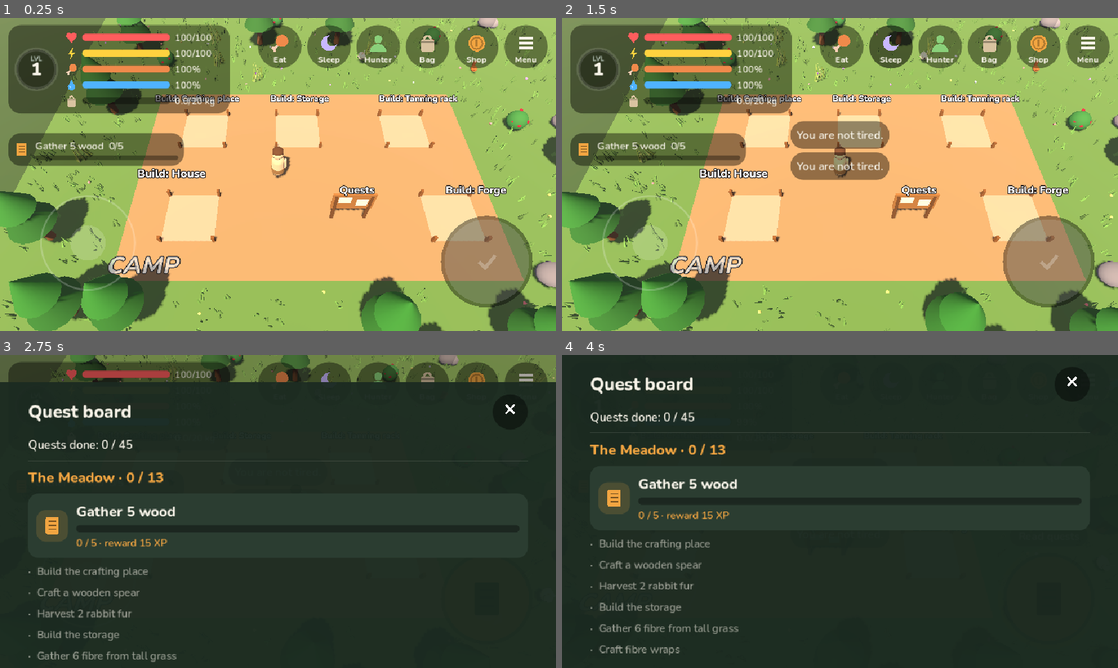
Above: before the commit, frames 1-4 (two rows, left to right).
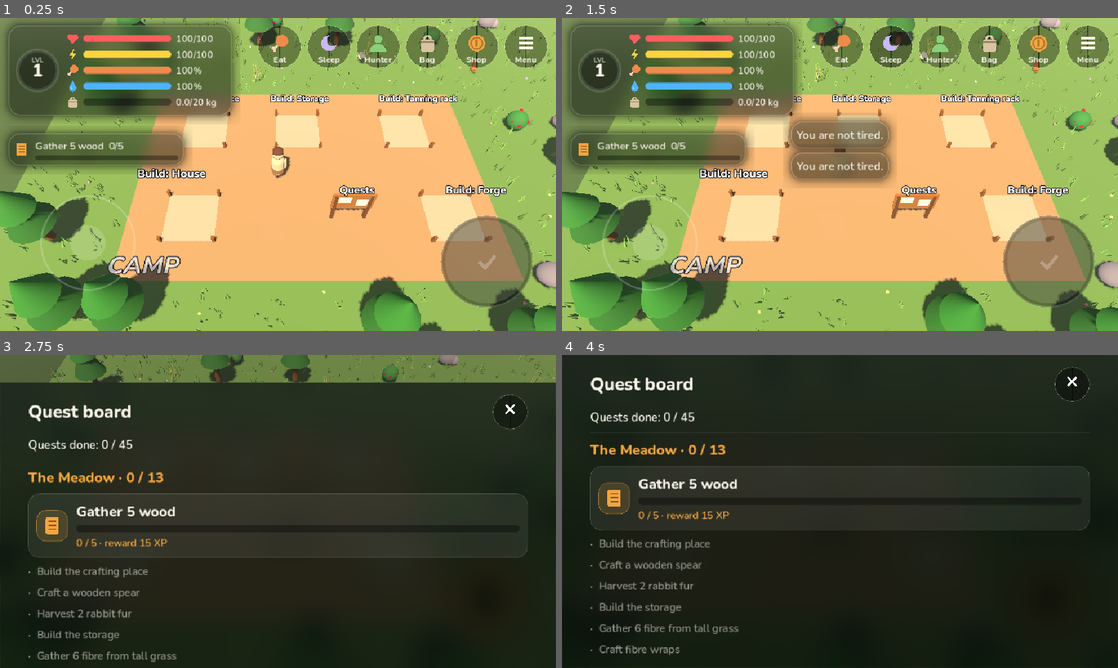
Above: after the commit, the same moments.

Repository: kallistesoft/huntingGame
Game: Godot game, scene res://scenes/main.tscn
Same seed, same stepped clock (60 frames per second), same inputs: the game is played once before the commit and once after it.
Inputs (mouse positions are in pixels of both pictures, inside the frame that each line leads up to):
- Up to frame 1 (0.25 s): no input
- Up to frame 2 (1.5 s): click (890, 46) at 0.5 s; click (890, 46) at 1.25 s
- Up to frame 3 (2.75 s): tap Enter at 2 s; move the mouse to (400, 495) at 2.02 s; hold D from 2.03 s (still down); tap E at 2.1 s; click (400, 495) at 2.17 s; tap Space at 2.27, 2.57 s
- Up to frame 4 (4 s): release D at 2.75 s; drag from (728, 527) to (812, 574) at 2.77 s; click (840, 383) at 3.52 s

The runs differ from the first frame. In frame 1, 7.3% of the frame differs, in the area x 0-99%, y 0-93%; in frame 2, 9.3%; in frame 3, 5.2%; in frame 4, 0.1%.

Commit message:
Glass UI: frosted panels, pill buttons, translucent cards, HUD fade
- glass.gdshader + GlassBox: a StyleBox that blurs the screen behind a
  PanelContainer (mip-level blur of the screen texture), tints it, rounds
  the corners and adds a hairline border, a sheen and an outer shadow.
  Style.glass() applies it; the panel's own material carries the shader so
  labels and buttons inside draw normally.
- HUD stats, quest and pinned cards, toasts, sleep prompt, boss bar, the
  window sheet and the end/death screens are glass; the HUD chrome fades
  out while a window is open.
- Theme: translucent pill buttons with hairline borders, primary button
  with a darker bottom edge, translucent white cards and chips, thinner
  separators, rounder bars; round icon buttons and the action button get
  the same treatment.

Co-Authored-By: Claude Fable 5.1 <noreply@anthropic.com>

Diff:
--- /dev/null
+++ b/scripts/ui/glass.gdshader
@@ -0,0 +1,46 @@
+// Frosted glass for UI panels: blurs whatever is behind the panel, tints
+// it, rounds the corners, adds a hairline light border, a soft sheen and a
+// shadow outside the shape. Drawn by GlassBox over a rect grown by `inset`
+// on every side so the shadow has room.
+shader_type canvas_item;
+render_mode blend_mix;
+
+uniform vec4 tint : source_color = vec4(0.04, 0.07, 0.05, 0.55);
+uniform float radius : hint_range(0.0, 400.0) = 20.0;
+uniform float blur : hint_range(0.0, 6.0) = 3.0; // mip level of the screen copy
+uniform float border : hint_range(0.0, 1.0) = 0.16;
+uniform float shadow : hint_range(0.0, 1.0) = 0.4;
+uniform vec2 rect_size = vec2(100.0, 100.0); // the panel, in canvas pixels
+uniform float inset = 14.0;
+uniform sampler2D screen_tex : hint_screen_texture, filter_linear_mipmap, repeat_disable;
+
+float rounded_box(vec2 p, vec2 half_size, float r) {
+	vec2 d = abs(p) - half_size + vec2(r);
+	return length(max(d, 0.0)) + min(max(d.x, d.y), 0.0) - r;
+}
+
+void fragment() {
+	vec2 full = rect_size + vec2(inset * 2.0);
+	vec2 p = UV * full - vec2(inset) - rect_size * 0.5;
+	float r = min(radius, min(rect_size.x, rect_size.y) * 0.5);
+	float d = rounded_box(p, rect_size * 0.5, r);
+	float mask = 1.0 - smoothstep(-1.0, 0.6, d);
+
+	// Blur: the screen copy's mip level, plus four taps for a smoother result.
+	vec2 px = SCREEN_PIXEL_SIZE * pow(2.0, blur) * 0.75;
+	vec3 bg = textureLod(screen_tex, SCREEN_UV, blur).rgb * 0.36;
+	bg += textureLod(screen_tex, SCREEN_UV + vec2(px.x, 0.0), blur).rgb * 0.16;
+	bg += textureLod(screen_tex, SCREEN_UV - vec2(px.x, 0.0), blur).rgb * 0.16;
+	bg += textureLod(screen_tex, SCREEN_UV + vec2(0.0, px.y), blur).rgb * 0.16;
+	bg += textureLod(screen_tex, SCREEN_UV - vec2(0.0, px.y), blur).rgb * 0.16;
+
+	vec3 col = mix(bg, tint.rgb, tint.a);
+	col += vec3(0.05) * (1.0 - smoothstep(0.0, 0.6, UV.y)); // light from above
+	float edge = 1.0 - smoothstep(0.0, 1.8, abs(d + 1.2));
+	col += vec3(border) * edge;
+
+	float a_shadow = exp(-max(d, 0.0) / (inset * 0.55)) * shadow * (1.0 - mask);
+	float a = clamp(mask + a_shadow, 0.0, 1.0);
+	vec3 rgb = (col * mask) / max(a, 0.0001);
+	COLOR = vec4(rgb, a);
+}
--- /dev/null
+++ b/scripts/ui/glass_box.gd
@@ -0,0 +1,44 @@
+extends StyleBox
+## A StyleBox that paints a frosted-glass panel (glass.gdshader). Give it to
+## a PanelContainer with Style.glass(): the panel's own canvas item gets the
+## shader material, so labels and buttons inside it are drawn normally.
+## The quad is grown by `inset` on every side to leave room for the shadow.
+
+const SHADER := preload("res://scripts/ui/glass.gdshader")
+
+static var _white: ImageTexture
+
+var inset := 14.0
+var material: ShaderMaterial
+
+
+func _init(radius := 20.0, pad := 12.0, tint := Color(0.04, 0.07, 0.05, 0.55), blur := 3.0, border := 0.16) -> void:
+	material = ShaderMaterial.new()
+	material.shader = SHADER
+	material.set_shader_parameter("radius", radius)
+	material.set_shader_parameter("border", border)
+	material.set_shader_parameter("shadow", 0.0 if radius == 0.0 else 0.4) # full-screen sheets cast none
+	material.set_shader_parameter("tint", tint)
+	material.set_shader_parameter("blur", blur)
+	material.set_shader_parameter("inset", inset)
+	set_content_margin_all(pad)
+
+
+## Keeps the shader's idea of the panel size in sync with the control.
+func attach(panel: Control) -> void:
+	panel.material = material
+	var update := func() -> void: material.set_shader_parameter("rect_size", panel.size)
+	panel.resized.connect(update)
+	update.call()
+
+
+func _draw(to_canvas_item: RID, rect: Rect2) -> void:
+	if _white == null:
+		var img := Image.create(2, 2, false, Image.FORMAT_RGBA8)
+		img.fill(Color.WHITE)
+		_white = ImageTexture.create_from_image(img)
+	RenderingServer.canvas_item_add_texture_rect(to_canvas_item, rect.grow(inset), _white.get_rid(), false, Color.WHITE)
+
+
+func _get_draw_rect(rect: Rect2) -> Rect2:
+	return rect.grow(inset)
--- a/scripts/ui/hud.gd
+++ b/scripts/ui/hud.gd
@@ -45,6 +45,7 @@
 var _hurt_flash: ColorRect
 var _shown_health := 0.0
 var _panel: Control
+var _chrome: Control # everything that fades out while a window is open
 
 var _joy_index := -1
 var _joy_origin := Vector2.ZERO
@@ -60,6 +61,10 @@
 	set_anchors_and_offsets_preset(Control.PRESET_FULL_RECT)
 	mouse_filter = Control.MOUSE_FILTER_IGNORE
 	theme = Style.make_theme()
+	_chrome = Control.new()
+	_chrome.set_anchors_and_offsets_preset(Control.PRESET_FULL_RECT)
+	_chrome.mouse_filter = Control.MOUSE_FILTER_IGNORE
+	add_child(_chrome)
 
 	_build_stats()
 	_build_quest()
@@ -72,7 +77,7 @@
 	_messages.alignment = BoxContainer.ALIGNMENT_BEGIN
 	_messages.add_theme_constant_override("separation", 6)
 	_messages.mouse_filter = Control.MOUSE_FILTER_IGNORE
-	add_child(_messages)
+	_chrome.add_child(_messages)
 	Game.message.connect(_show_message)
 
 	_build_prompt()
@@ -107,10 +112,10 @@
 
 func _build_stats() -> void:
 	var card := PanelContainer.new()
-	card.theme_type_variation = "Pill"
+	Style.glass(card, 22.0, 12.0)
 	card.position = Vector2(14, 12)
 	card.mouse_filter = Control.MOUSE_FILTER_IGNORE
-	add_child(card)
+	_chrome.add_child(card)
 	var row := HBoxContainer.new()
 	row.add_theme_constant_override("separation", 12)
 	card.add_child(row)
@@ -155,9 +160,9 @@
 	column.position = Vector2(14, 196)
 	column.add_theme_constant_override("separation", 8)
 	column.mouse_filter = Control.MOUSE_FILTER_IGNORE
-	add_child(column)
+	_chrome.add_child(column)
 	_quest_card = PanelContainer.new()
-	_quest_card.theme_type_variation = "Pill"
+	Style.glass(_quest_card, 20.0, 10.0)
 	_quest_card.custom_minimum_size = Vector2(300, 0)
 	_quest_card.size.x = 300
 	_quest_card.mouse_filter = Control.MOUSE_FILTER_IGNORE
@@ -188,7 +193,7 @@
 
 	# Pinned recipe: what you still need for it, updated as you gather.
 	_pinned_card = PanelContainer.new()
-	_pinned_card.theme_type_variation = "Pill"
+	Style.glass(_pinned_card, 20.0, 10.0)
 	_pinned_card.custom_minimum_size = Vector2(300, 0)
 	_pinned_card.mouse_filter = Control.MOUSE_FILTER_IGNORE
 	_pinned_card.visible = false
@@ -249,7 +254,7 @@
 	row.position = Vector2(-14, 12)
 	row.grow_horizontal = Control.GROW_DIRECTION_BEGIN
 	row.add_theme_constant_override("separation", 10)
-	add_child(row)
+	_chrome.add_child(row)
 	for spec in [["food", "Eat", Style.FOOD, Game.eat_best],
 			["sleep", "Sleep", Color("c9b8ff"), Game.start_sleep],
 			["hunter", "Hunter", Style.GOOD, func() -> void: _panel.open_hunter()],
@@ -272,7 +277,8 @@
 	_prompt.grow_horizontal = Control.GROW_DIRECTION_BOTH
 	_prompt.grow_vertical = Control.GROW_DIRECTION_BEGIN
 	_prompt.position.y -= 24
-	add_child(_prompt)
+	Style.glass(_prompt, 24.0, 18.0)
+	_chrome.add_child(_prompt)
 	var vbox := VBoxContainer.new()
 	vbox.add_theme_constant_override("separation", 10)
 	_prompt.add_child(vbox)
@@ -298,14 +304,14 @@
 
 func _build_boss_bar() -> void:
 	_boss_card = PanelContainer.new()
-	_boss_card.theme_type_variation = "Pill"
+	Style.glass(_boss_card, 20.0, 12.0, Color(0.25, 0.04, 0.04, 0.55))
 	_boss_card.set_anchors_and_offsets_preset(Control.PRESET_CENTER_TOP)
 	_boss_card.grow_horizontal = Control.GROW_DIRECTION_BOTH
 	_boss_card.position.y = 100
 	_boss_card.custom_minimum_size = Vector2(420, 0)
 	_boss_card.mouse_filter = Control.MOUSE_FILTER_IGNORE
 	_boss_card.visible = false
-	add_child(_boss_card)
+	_chrome.add_child(_boss_card)
 	var col := VBoxContainer.new()
 	col.add_theme_constant_override("separation", 6)
 	_boss_card.add_child(col)
@@ -322,8 +328,8 @@
 
 
 func _build_end_screen() -> void:
-	_end_screen = ColorRect.new()
-	_end_screen.color = Color(0.05, 0.08, 0.06, 0.88)
+	_end_screen = PanelContainer.new()
+	Style.glass(_end_screen, 0.0, 0.0, Color(0.03, 0.06, 0.04, 0.85), 5.0)
 	_end_screen.set_anchors_and_offsets_preset(Control.PRESET_FULL_RECT)
 	_end_screen.mouse_filter = Control.MOUSE_FILTER_STOP
 	_end_screen.visible = false
@@ -370,8 +376,8 @@
 	_hurt_flash.mouse_filter = Control.MOUSE_FILTER_IGNORE
 	add_child(_hurt_flash)
 
-	_death_screen = ColorRect.new()
-	_death_screen.color = Color(0.18, 0.02, 0.02, 0.82)
+	_death_screen = PanelContainer.new()
+	Style.glass(_death_screen, 0.0, 0.0, Color(0.16, 0.02, 0.02, 0.82), 5.0)
 	_death_screen.set_anchors_and_offsets_preset(Control.PRESET_FULL_RECT)
 	_death_screen.mouse_filter = Control.MOUSE_FILTER_STOP
 	_death_screen.visible = false
@@ -473,6 +479,8 @@
 
 func _process(delta: float) -> void:
 	var smooth := minf(1.0, 8.0 * delta)
+	var covered := _panel.visible or _end_screen.visible or _death_screen.visible
+	_chrome.modulate.a = move_toward(_chrome.modulate.a, 0.0 if covered else 1.0, delta * 6.0)
 	_set_stat("health", Game.health, Game.max_health(), "%d/%d" % [ceili(Game.health), Game.max_health()], smooth)
 	_set_stat("energy", Game.energy, Game.max_energy(), "%d/%d" % [ceili(Game.energy), Game.max_energy()], smooth)
 	_set_stat("food", Game.hunger, 100.0, "%d%%" % ceili(Game.hunger), smooth)
@@ -589,7 +597,7 @@
 
 func _show_message(text: String) -> void:
 	var pill := PanelContainer.new()
-	pill.theme_type_variation = "Pill"
+	Style.glass(pill, 20.0, 10.0)
 	pill.mouse_filter = Control.MOUSE_FILTER_IGNORE
 	pill.size_flags_horizontal = Control.SIZE_SHRINK_CENTER
 	var l := Label.new()
@@ -673,14 +681,15 @@
 	if active and not pressed:
 		var glow := 0.5 + 0.5 * sin(_action_pulse)
 		draw_circle(c, r + 6 + glow * 6, Color(Style.ACCENT, 0.18 * (1.0 - glow * 0.5)))
-	draw_circle(c, r, Color(0, 0, 0, 0.4))
-	draw_circle(c, r - 6, Color(Style.ACCENT, 0.9) if active else Color(1, 1, 1, 0.14))
+	draw_circle(c, r, Color(0, 0, 0, 0.42))
+	draw_arc(c, r - 1.0, 0, TAU, 64, Color(1, 1, 1, 0.22), 2.0, true)
+	draw_circle(c, r - 7, Color(Style.ACCENT, 0.92) if active else Color(1, 1, 1, 0.12))
 	if active:
 		Icons.draw(self, _action_icon, c, r * 0.85, Color("2a1a08"))
 		var f := Style.font_bold()
 		var w := f.get_string_size(_action_text, HORIZONTAL_ALIGNMENT_LEFT, -1, 18).x + 28
 		var pill := Rect2(c + Vector2(-w / 2.0, -r - 46), Vector2(w, 34))
-		draw_style_box(Style.box(Style.SHADE, 17, 0), pill)
+		draw_style_box(Style.pane(Color(0, 0, 0, 0.45), 17, 0, Color(1, 1, 1, 0.18)), pill)
 		draw_string(f, pill.position + Vector2(0, 24), _action_text, HORIZONTAL_ALIGNMENT_CENTER, w, 18, Style.TEXT)
 		if _action_new:
 			draw_circle(pill.position + Vector2(w - 2, 2), 8, Style.ACCENT)
--- a/scripts/ui/icon_button.gd
+++ b/scripts/ui/icon_button.gd
@@ -12,10 +12,9 @@
 func _ready() -> void:
 	if custom_minimum_size == Vector2.ZERO:
 		custom_minimum_size = Vector2(74, 74)
-	var round := Style.box(Style.SHADE, 37, 0)
-	add_theme_stylebox_override("normal", round)
-	add_theme_stylebox_override("hover", Style.box(Color(Style.SHADE, 0.55), 37, 0))
-	add_theme_stylebox_override("pressed", Style.box(Color(0, 0, 0, 0.6), 37, 0))
+	add_theme_stylebox_override("normal", Style.pane(Color(0, 0, 0, 0.36), 37, 0, Color(1, 1, 1, 0.2)))
+	add_theme_stylebox_override("hover", Style.pane(Color(0, 0, 0, 0.48), 37, 0, Color(1, 1, 1, 0.3)))
+	add_theme_stylebox_override("pressed", Style.pane(Color(0, 0, 0, 0.6), 37, 0, Color(1, 1, 1, 0.12)))
 	Style.add_press_juice(self)
 
 
--- a/scripts/ui/panel_shell.gd
+++ b/scripts/ui/panel_shell.gd
@@ -40,10 +40,10 @@
 	# Full-screen sheet that slides up.
 	_sheet = PanelContainer.new()
 	_sheet.set_anchors_and_offsets_preset(Control.PRESET_FULL_RECT)
-	var sheet_box := Style.box(Style.BG, 0, 20)
+	Style.glass(_sheet, 0.0, 20.0, Style.GLASS_SHEET, 4.0) # frosted over the world
+	var sheet_box: StyleBox = _sheet.get_theme_stylebox("panel")
 	sheet_box.content_margin_left = 48 # clear of the camera cutout and rounded screen corners
 	sheet_box.content_margin_right = 48
-	_sheet.add_theme_stylebox_override("panel", sheet_box)
 	add_child(_sheet)
 	var vbox := VBoxContainer.new()
 	vbox.add_theme_constant_override("separation", 12)
@@ -252,7 +252,7 @@
 ## A rounded square with an icon, tinted with the icon's colour.
 func _icon_tile(icon: String, color: Color, icon_size := 46.0) -> Control:
 	var tile := PanelContainer.new()
-	tile.add_theme_stylebox_override("panel", Style.box(Color(color, 0.16), 16, 10))
+	tile.add_theme_stylebox_override("panel", Style.pane(Color(color, 0.16), 16, 10, Color(color, 0.35)))
 	tile.mouse_filter = Control.MOUSE_FILTER_PASS
 	tile.size_flags_vertical = Control.SIZE_SHRINK_CENTER
 	var ic := IconRect.new()
@@ -289,7 +289,7 @@
 ## on_tap, if given, runs when the chip is tapped (not dragged).
 func _chip(text: String, color: Color, note := "", on_tap := Callable(), filled := false) -> PanelContainer:
 	var chip := PanelContainer.new()
-	var box := Style.box(Color(color, 0.85) if filled else Color(0, 0, 0, 0.22), 12, 4)
+	var box := Style.pane(Color(color, 0.85) if filled else Color(1, 1, 1, 0.08), 12, 4, Color(1, 1, 1, 0.0 if filled else 0.1))
 	box.content_margin_left = 10
 	box.content_margin_right = 10
 	chip.add_theme_stylebox_override("panel", box)
--- a/scripts/ui/style.gd
+++ b/scripts/ui/style.gd
@@ -11,6 +11,11 @@
 const GOOD := Color("8ad07a")
 const BAD := Color("ff7b69")
 const SHADE := Color(0, 0, 0, 0.42) # translucent pills over the 3D view
+const GLASS := Color(0.04, 0.07, 0.05, 0.5) # tint of frosted panels over the world
+const GLASS_SHEET := Color(0.03, 0.06, 0.04, 0.82) # the full-screen window
+const LINE := Color(1, 1, 1, 0.14) # hairline borders
+
+const GlassBox := preload("res://scripts/ui/glass_box.gd")
 
 const HEALTH := Color("ff5d5d")
 const ENERGY := Color("ffd23f")
@@ -58,6 +63,21 @@
 	return b
 
 
+## Flat translucent box with a hairline border: cards, chips, buttons.
+static func pane(color: Color, radius := 16, pad := 12, line := LINE) -> StyleBoxFlat:
+	var b := box(color, radius, pad)
+	b.border_color = line
+	b.set_border_width_all(1)
+	return b
+
+
+## Turns a PanelContainer into frosted glass over whatever is behind it.
+static func glass(panel: PanelContainer, radius := 20.0, pad := 12.0, tint := GLASS, blur := 3.0) -> void:
+	var gb := GlassBox.new(radius, pad, tint, blur, 0.0 if radius == 0.0 else 0.16) # no hairline on full-screen sheets
+	panel.add_theme_stylebox_override("panel", gb)
+	gb.attach(panel)
+
+
 static func make_theme() -> Theme:
 	var t := Theme.new()
 	t.default_font = font()
@@ -71,33 +91,43 @@
 		t.set_color(state, "Button", TEXT)
 	t.set_color("font_pressed_color", "Button", TEXT.darkened(0.1))
 	t.set_color("font_disabled_color", "Button", Color(TEXT, 0.35))
-	t.set_stylebox("normal", "Button", box(CARD_HI, 18, 14))
-	t.set_stylebox("hover", "Button", box(CARD_HI.lightened(0.08), 18, 14))
-	t.set_stylebox("pressed", "Button", box(CARD_HI.darkened(0.2), 18, 14))
-	t.set_stylebox("disabled", "Button", box(Color(CARD_HI, 0.45), 18, 14))
+	# Pill buttons: translucent white with a hairline border.
+	t.set_stylebox("normal", "Button", pane(Color(1, 1, 1, 0.10), 22, 14))
+	t.set_stylebox("hover", "Button", pane(Color(1, 1, 1, 0.16), 22, 14))
+	t.set_stylebox("pressed", "Button", pane(Color(1, 1, 1, 0.05), 22, 14, Color(1, 1, 1, 0.08)))
+	t.set_stylebox("disabled", "Button", pane(Color(1, 1, 1, 0.04), 22, 14, Color(1, 1, 1, 0.06)))
 	t.set_stylebox("focus", "Button", StyleBoxEmpty.new())
 
-	# Orange button for the main action in a row (Build, Craft, Buy…).
+	# Orange button for the main action in a row (Build, Craft, Buy…), with a
+	# darker bottom edge for a little depth.
 	t.set_type_variation("PrimaryButton", "Button")
-	t.set_stylebox("normal", "PrimaryButton", box(ACCENT, 18, 14))
-	t.set_stylebox("hover", "PrimaryButton", box(ACCENT.lightened(0.1), 18, 14))
-	t.set_stylebox("pressed", "PrimaryButton", box(ACCENT.darkened(0.2), 18, 14))
-	t.set_stylebox("disabled", "PrimaryButton", box(Color(CARD_HI, 0.45), 18, 14))
+	var primary := pane(ACCENT, 22, 14, ACCENT.lightened(0.25))
+	primary.border_width_bottom = 3
+	primary.border_color = ACCENT.darkened(0.35)
+	t.set_stylebox("normal", "PrimaryButton", primary)
+	var primary_hover := primary.duplicate()
+	primary_hover.bg_color = ACCENT.lightened(0.08)
+	t.set_stylebox("hover", "PrimaryButton", primary_hover)
+	var primary_down := primary.duplicate()
+	primary_down.bg_color = ACCENT.darkened(0.15)
+	primary_down.border_width_bottom = 1
+	t.set_stylebox("pressed", "PrimaryButton", primary_down)
+	t.set_stylebox("disabled", "PrimaryButton", pane(Color(1, 1, 1, 0.04), 22, 14, Color(1, 1, 1, 0.06)))
 	for state in ["font_color", "font_hover_color", "font_focus_color", "font_pressed_color", "font_hover_pressed_color"]:
 		t.set_color(state, "PrimaryButton", Color("2a1a08"))
 
-	t.set_stylebox("panel", "PanelContainer", box(BG, 28, 20))
+	t.set_stylebox("panel", "PanelContainer", pane(Color(1, 1, 1, 0.06), 24, 20))
 	t.set_type_variation("Card", "PanelContainer")
-	t.set_stylebox("panel", "Card", box(CARD, 18, 14))
+	t.set_stylebox("panel", "Card", pane(Color(1, 1, 1, 0.07), 18, 14, Color(1, 1, 1, 0.10)))
 	t.set_type_variation("Pill", "PanelContainer")
-	t.set_stylebox("panel", "Pill", box(SHADE, 22, 10))
+	t.set_stylebox("panel", "Pill", pane(SHADE, 22, 10))
 
-	t.set_stylebox("background", "ProgressBar", box(Color(0, 0, 0, 0.35), 6, 0))
-	t.set_stylebox("fill", "ProgressBar", box(Color.WHITE, 6, 0))
+	t.set_stylebox("background", "ProgressBar", box(Color(0, 0, 0, 0.35), 8, 0))
+	t.set_stylebox("fill", "ProgressBar", box(Color.WHITE, 8, 0))
 
 	var line := StyleBoxLine.new()
-	line.color = Color(TEXT, 0.12)
-	line.thickness = 2
+	line.color = Color(TEXT, 0.08)
+	line.thickness = 1
 	t.set_stylebox("separator", "HSeparator", line)
 
 	t.set_stylebox("scroll", "VScrollBar", box(Color(0, 0, 0, 0.2), 4, 0))
Not shown, added: scripts/ui/glass.gdshader.uid
Not shown, added: scripts/ui/glass_box.gd.uid
Not shown, changed: CLAUDE.md
